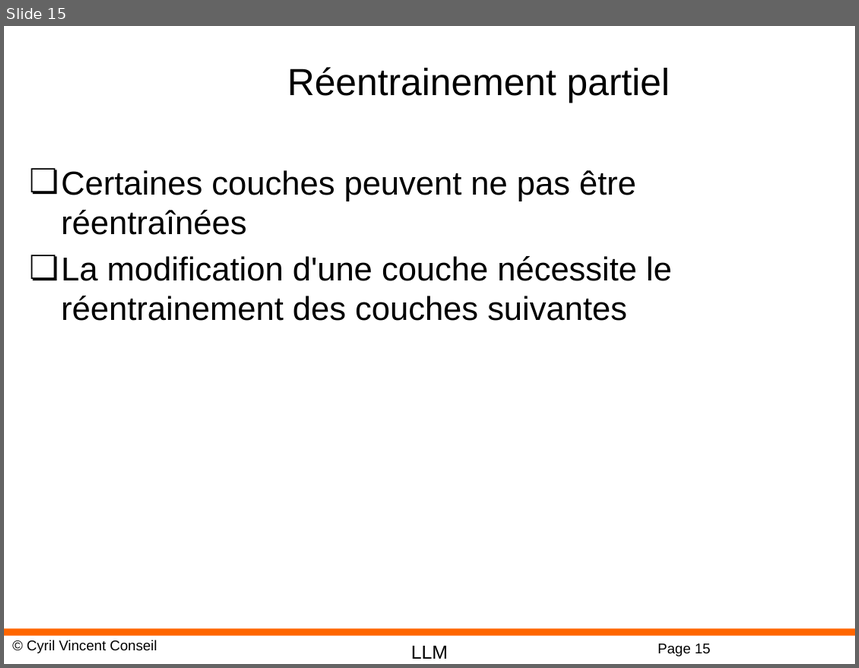
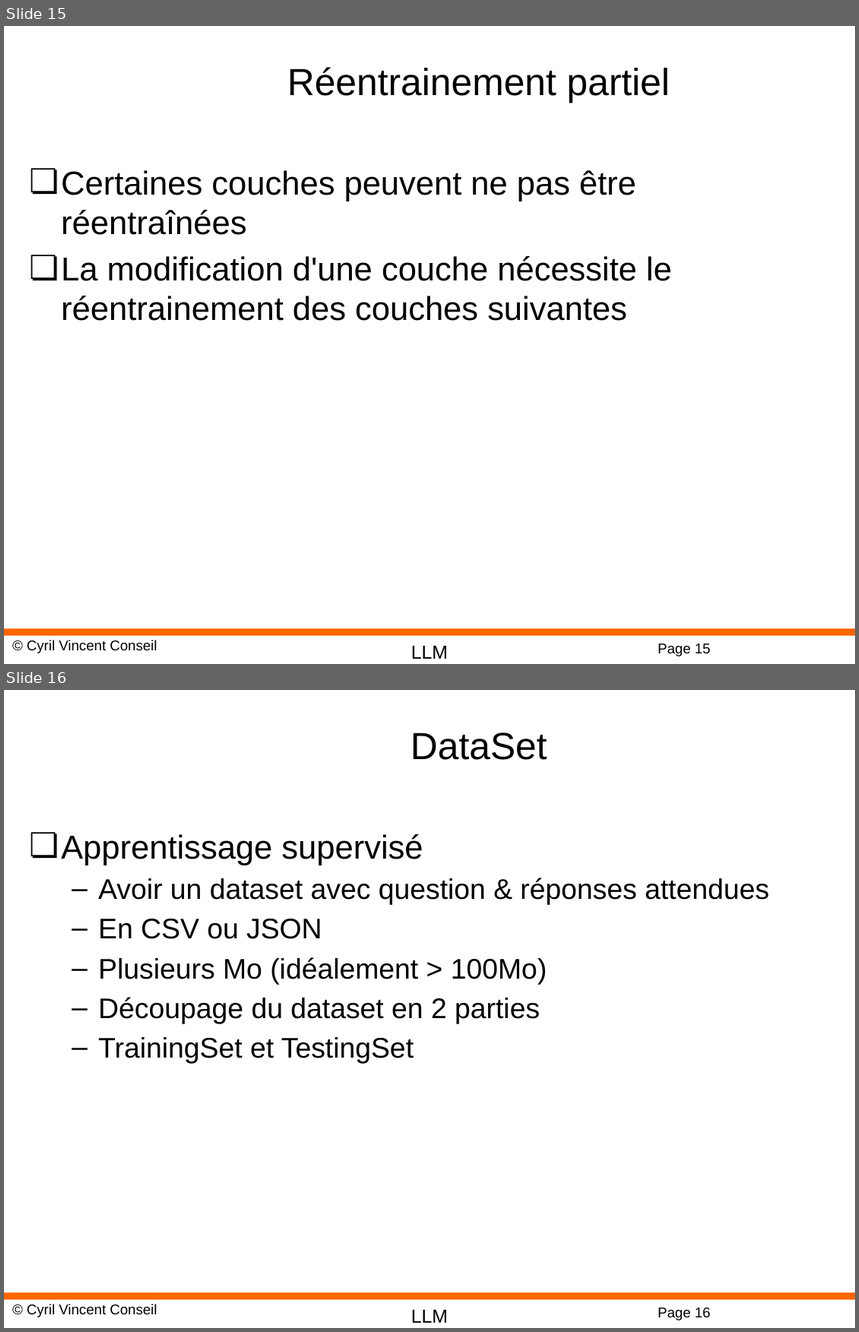
Before and after one commit to cyrilvincent/rag, a slide deck: ppt/RAG13-FineTuning.pptx. Shown one above the other, each under a label of ours: slide 15 before the commit, slides 15 and 16 after it. The pictures are 859x668 and 859x1332 pixels, drawn with LibreOffice and Linux fonts; fonts in the diff are those of the drawing; background and template pictures are left out. Boxes give left, top, right and bottom in pixels: in the first picture for what was removed or moved away, otherwise in the second. Text is boxed around its words. In the diff, an @@ line names an element or a change of style, - is before the commit and + after.

```diff
--- a/ppt/RAG13-FineTuning.pptx
+++ b/ppt/RAG13-FineTuning.pptx
@@ slide 16 added at (x1=4, y1=690, x2=855, y2=1328), background #FFFFFF; not listed: 4 template elements that a slide beside it also shows @@
@@ title added at (x1=411, y1=733, x2=547, y2=760), 32 pt, text #000000 @@
+DataSet
@@ text added at (x1=61, y1=834, x2=769, y2=1064), 24 pt, text #000000 @@
+❏ Apprentissage supervisé
+  – Avoir un dataset avec question & réponses attendues
+  – En CSV ou JSON
+  – Plusieurs Mo (idéalement > 100Mo)
+  – Découpage du dataset en 2 parties
+  – TrainingSet et TestingSet
```
Also in this commit, not shown: 8 other slides added, 34 other files.
